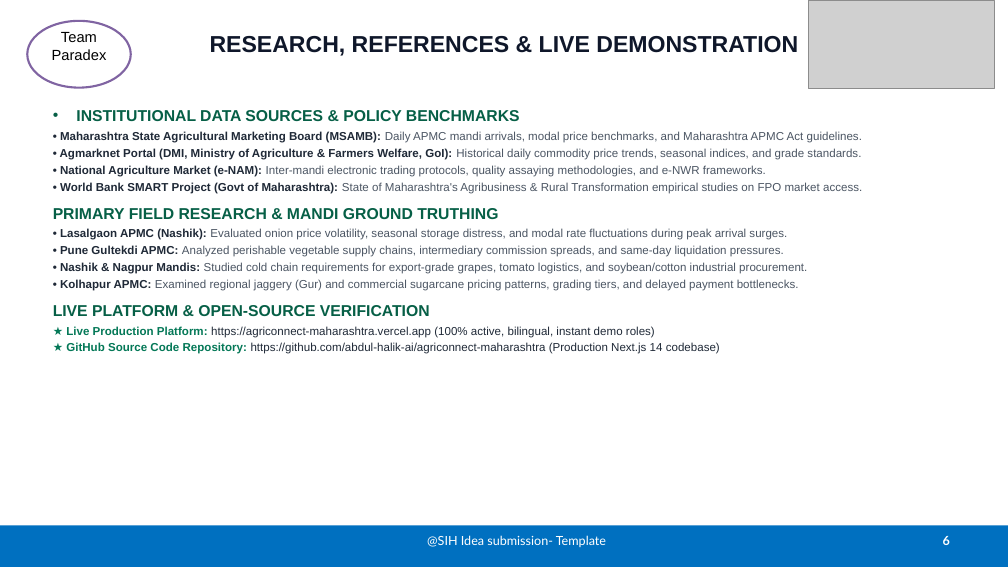
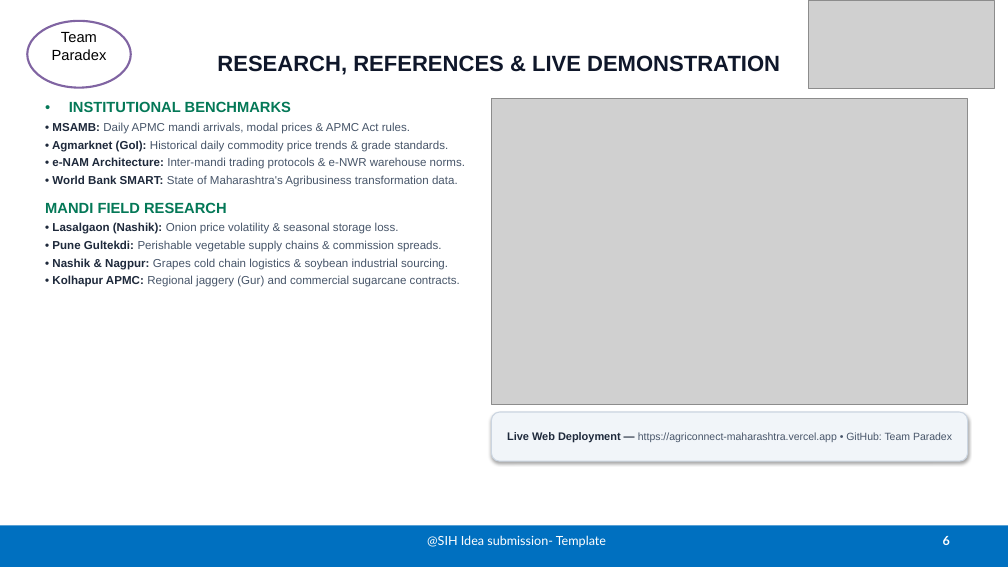
Before and after one commit to abdul-halik-ai/agriconnect-maharashtra, a slide deck: slide 6 of AgriConnect-Maharashtra-SIH2026-Presentation.pptx. Drawn at 1008x567 pixels with LibreOffice and Linux fonts; fonts in the diff are those of the drawing; grey boxes stand for pictures. Boxes give left, top, right and bottom in pixels: in the first picture for what was removed or moved away, otherwise in the second. Text is boxed around its words. In the diff, an @@ line names an element or a change of style, - is before the commit and + after.

Commit message:
feat: embed live project photos, architecture flowcharts, and crisp bullet cards in SIH pitch deck

```diff
--- a/AgriConnect-Maharashtra-SIH2026-Presentation.pptx
+++ b/AgriConnect-Maharashtra-SIH2026-Presentation.pptx
@@ title "RESEARCH, REFERENCES & LIVE DEMONSTRATION": place and size @@
-title "RESEARCH, REFERENCES & LIVE DEMONSTRATION" at (210,36,798,56)
+title "RESEARCH, REFERENCES & LIVE DEMONSTRATION" at (217,55,347,75)
@@ title "RESEARCH, REFERENCES & LIVE DEMONSTRATION" at (217,55,347,75): size 22 to 21 pt @@
@@ text at (45,101,465,287): text changed; text colour #4B5563 to #475569 @@
-• INSTITUTIONAL DATA SOURCES & POLICY BENCHMARKS
-• Maharashtra State Agricultural Marketing Board (MSAMB): Daily APMC mandi arrivals, modal price benchmarks, and Maharashtra APMC Act guidelines.
-• Agmarknet Portal (DMI, Ministry of Agriculture & Farmers Welfare, GoI): Historical daily commodity price trends, seasonal indices, and grade standards.
-• National Agriculture Market (e-NAM): Inter-mandi electronic trading protocols, quality assaying methodologies, and e-NWR frameworks.
-• World Bank SMART Project (Govt of Maharashtra): State of Maharashtra's Agribusiness & Rural Transformation empirical studies on FPO market access.
-PRIMARY FIELD RESEARCH & MANDI GROUND TRUTHING
-• Lasalgaon APMC (Nashik): Evaluated onion price volatility, seasonal storage distress, and modal rate fluctuations during peak arrival surges.
-• Pune Gultekdi APMC: Analyzed perishable vegetable supply chains, intermediary commission spreads, and same-day liquidation pressures.
-• Nashik & Nagpur Mandis: Studied cold chain requirements for export-grade grapes, tomato logistics, and soybean/cotton industrial procurement.
-• Kolhapur APMC: Examined regional jaggery (Gur) and commercial sugarcane pricing patterns, grading tiers, and delayed payment bottlenecks.
-LIVE PLATFORM & OPEN-SOURCE VERIFICATION
-★ Live Production Platform: https://agriconnect-maharashtra.vercel.app (100% active, bilingual, instant demo roles)
-★ GitHub Source Code Repository: https://github.com/abdul-halik-ai/agriconnect-maharashtra (Production Next.js 14 codebase)
+• INSTITUTIONAL BENCHMARKS
+• MSAMB: Daily APMC mandi arrivals, modal prices & APMC Act rules.
+• Agmarknet (GoI): Historical daily commodity price trends & grade standards.
+• e-NAM Architecture: Inter-mandi trading protocols & e-NWR warehouse norms.
+• World Bank SMART: State of Maharashtra's Agribusiness transformation data.
+MANDI FIELD RESEARCH
+• Lasalgaon (Nashik): Onion price volatility & seasonal storage loss.
+• Pune Gultekdi: Perishable vegetable supply chains & commission spreads.
+• Nashik & Nagpur: Grapes cold chain logistics & soybean industrial sourcing.
+• Kolhapur APMC: Regional jaggery (Gur) and commercial sugarcane contracts.
@@ picture added at (492,98,968,405) @@
@@ rounded rectangle added at (492,412,968,461), fill #F1F5F9, outline #CBD5E1 1 pt, 10 pt, text #475569 @@
+Live Web Deployment — https://agriconnect-maharashtra.vercel.app • GitHub: Team Paradex
```
Also in this commit, not shown: 5 other slides changed, 17 other files.
